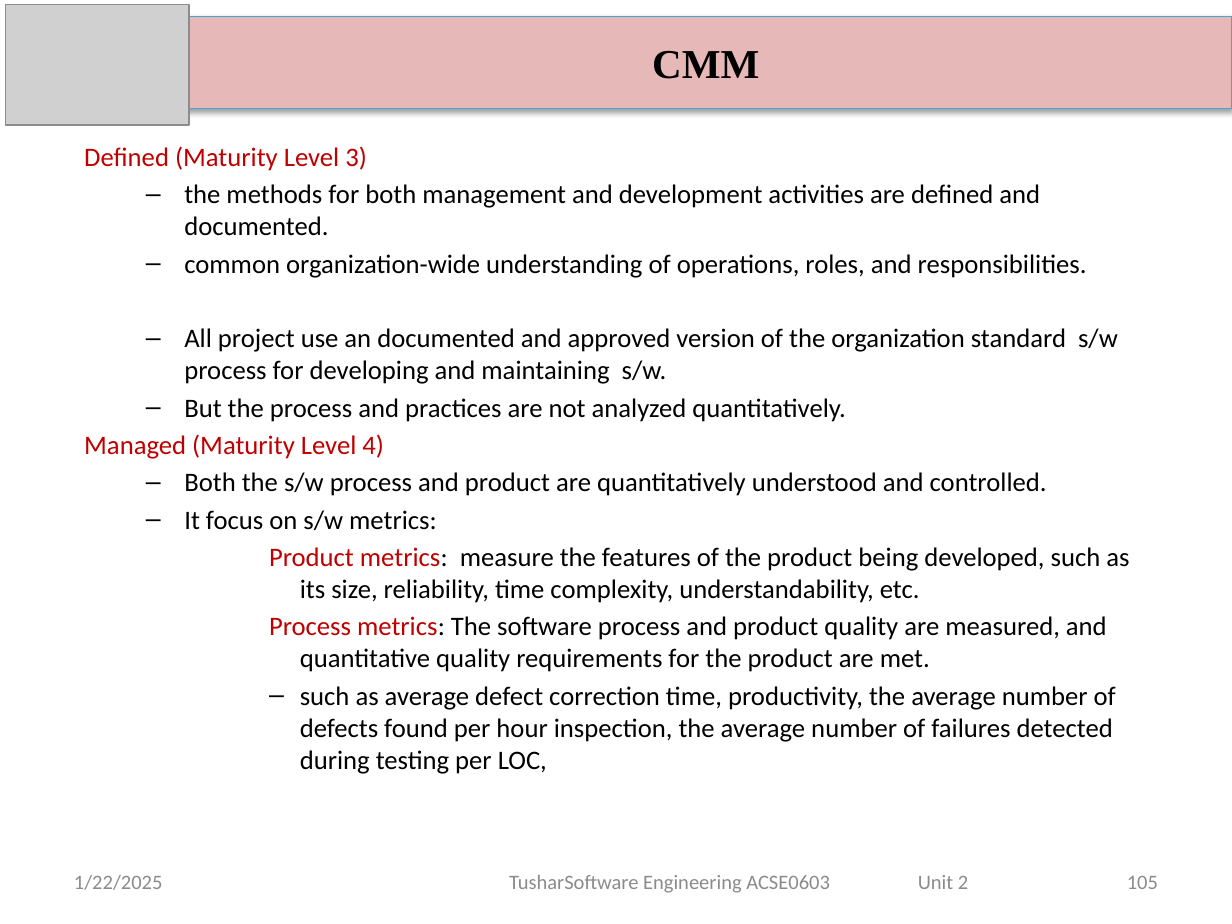
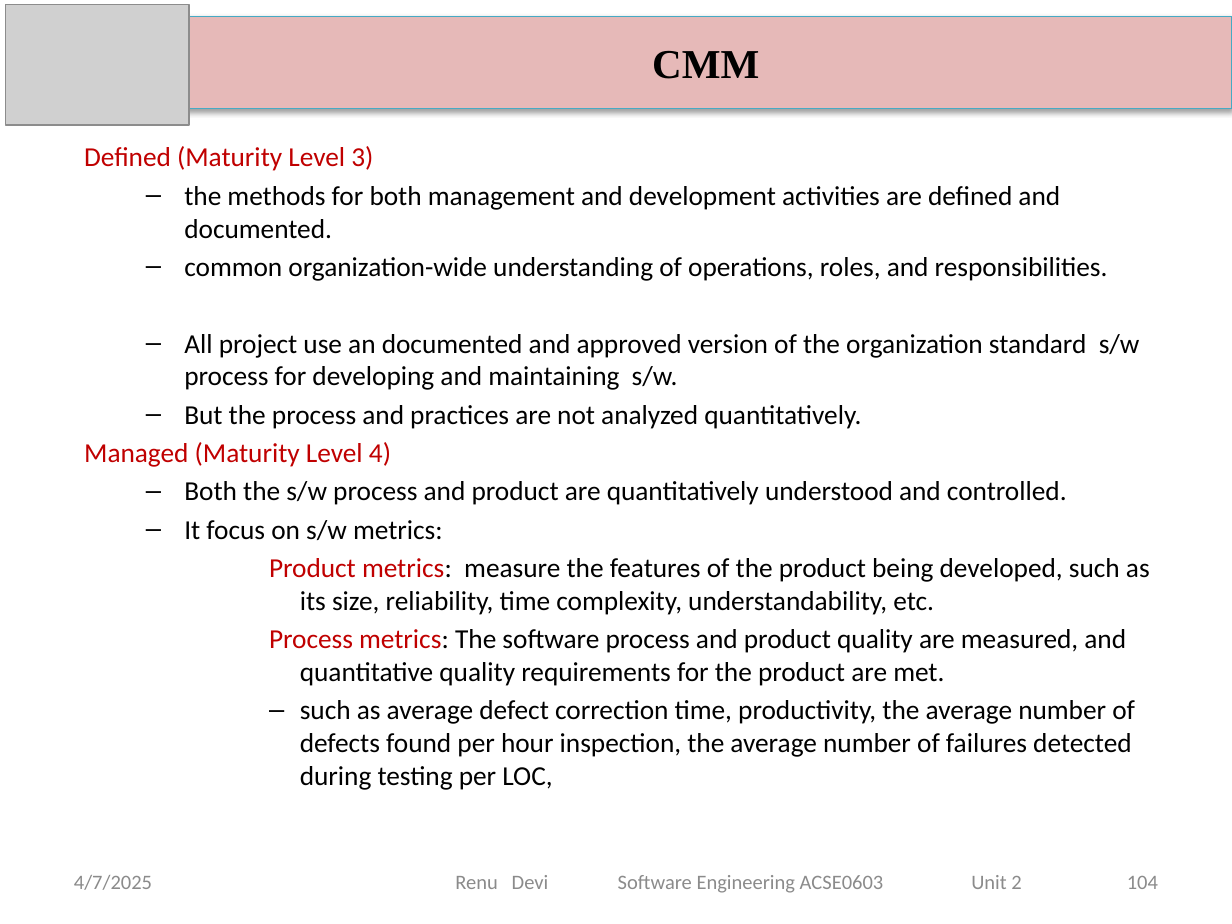
Before and after one commit to DevGoyalG/NIET-Study-Material, a slide deck: slide 104 of CSE (Artificial Intelligence and Machine Learning)/Third Year/Sixth Semester/PPTs/Software Engineering/SE - Unit 2.pptx (slide 105 before the commit). Drawn at 1232x924 pixels with LibreOffice and Linux fonts; fonts in the diff are those of the drawing; grey boxes stand for pictures. Boxes give left, top, right and bottom in pixels: in the first picture for what was removed or moved away, otherwise in the second. Text is boxed around its words. In the diff, an @@ line names an element or a change of style, - is before the commit and + after.

```diff
--- a/CSE (Artificial Intelligence and Machine Learning)/Third Year/Sixth Semester/PPTs/Software Engineering/SE - Unit 2.pptx
+++ b/CSE (Artificial Intelligence and Machine Learning)/Third Year/Sixth Semester/PPTs/Software Engineering/SE - Unit 2.pptx
@@ text "Defined (Maturity Level 3)" at bbox=[84, 146, 1150, 790]: size 15.6 to 16 pt @@
@@ text at bbox=[74, 875, 152, 890]: text changed @@
-1/22/2025
+4/7/2025
@@ text at bbox=[455, 875, 1021, 893]: text changed @@
-TusharSoftware Engineering ACSE0603 Unit 2
+Renu Devi Software Engineering ACSE0603 Unit 2
@@ page number at bbox=[1127, 876, 1158, 889]: text changed @@
-105
+104
```
Also in this commit, not shown: 128 other slides changed, 3 slides added, 4 slides removed, 4 other files.
